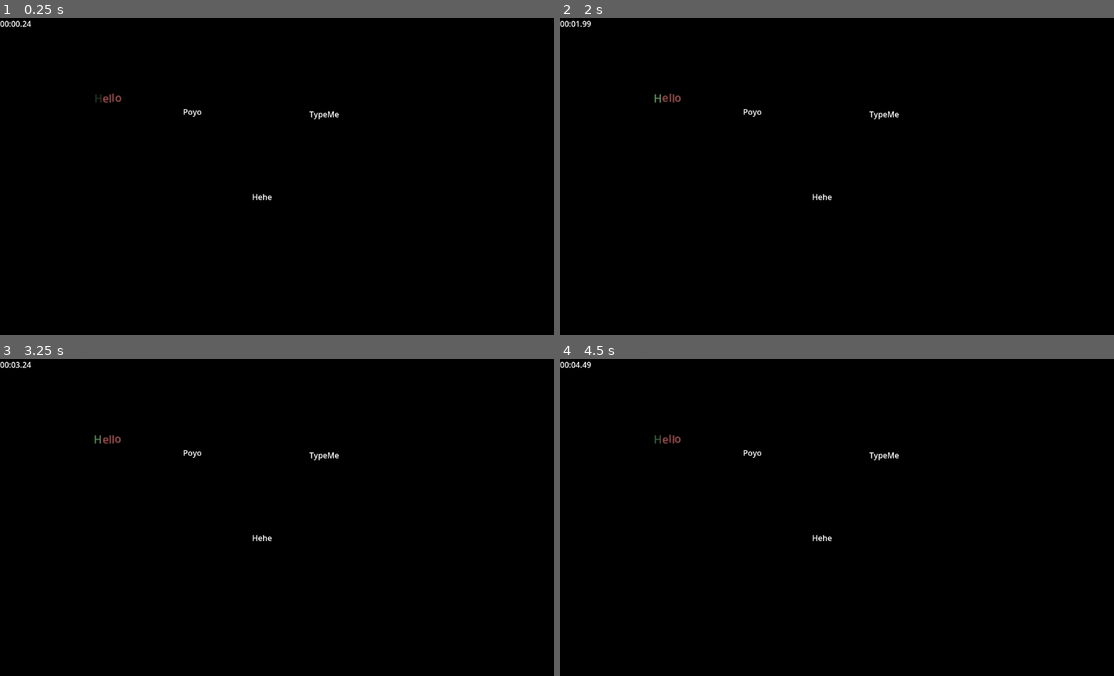
Above: before the commit, frames 1-4 (two rows, left to right).
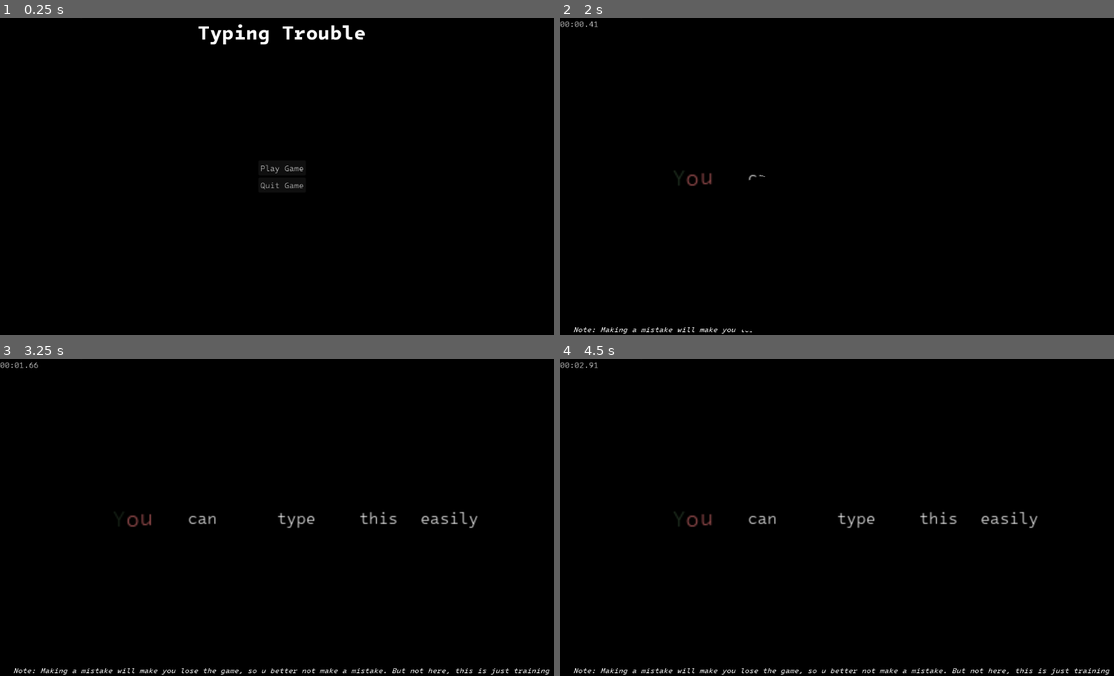
Above: after the commit, the same moments.

Repository: MHashirShahzad/jamspace
Game: Godot game, scene res://scenes/main_menu.tscn
Two runs of this game, one before a commit and one after it. Both use one fixed random seed, a clock stepped at 60 frames per second and the inputs below. Before the commit the project starts from res://scenes/test.tscn.
Inputs (mouse positions are in pixels of both pictures, inside the frame that each line leads up to):
- Up to frame 1 (0.25 s): no input
- Up to frame 2 (2 s): click (842, 166) at 0.5 s, where only the run after the commit has a clickable "Play Game"; click (842, 166) at 1.25 s, where only the run after the commit has a clickable "Play Game"
- Up to frame 3 (3.25 s): tap Enter at 2 s
- Up to frame 4 (4.5 s): no input

The runs differ from the first frame. In frame 1, 1.0% of the frame differs, in the area x 0-66%, y 0-58%; in frame 2, 0.6%; in frame 3, 1.4%; in frame 4, 1.5%, in the area x 0-100%, y 0-100%.

Commit message:
font goes brrrrrrrrr

Diff:
--- a/project.godot
+++ b/project.godot
@@ -11,7 +11,7 @@
 [application]
 
 config/name="jamspace"
-run/main_scene="uid://dj5yeoj2u1nh"
+run/main_scene="uid://rpef728qpqsc"
 config/features=PackedStringArray("4.4", "Forward Plus")
 config/icon="res://icon.svg"
 
@@ -19,3 +19,7 @@
 
 Global="*res://scenes/global.tscn"
 TransitionManager="*res://transition_manager/transition_manager.tscn"
+
+[gui]
+
+theme/custom_font="uid://cl8opnbtg8iyp"
--- a/scenes/global.tscn
+++ b/scenes/global.tscn
@@ -1,6 +1,8 @@
-[gd_scene load_steps=2 format=3 uid="uid://bj8i75gpwr4js"]
+[gd_scene load_steps=4 format=3 uid="uid://bj8i75gpwr4js"]
 
 [ext_resource type="Script" uid="uid://drdu4evlrg78g" path="res://scripts/global.gd" id="1_4pk28"]
+[ext_resource type="FontFile" uid="uid://ck4oe2vwos6a3" path="res://assets/IntelOneMono/IntoneMonoNerdFont-LightItalic.ttf" id="2_nmxvb"]
+[ext_resource type="FontFile" uid="uid://j2sfcah136t0" path="res://assets/IntelOneMono/IntoneMonoNerdFontPropo-Medium.ttf" id="3_opebo"]
 
 [node name="Global" type="Node2D"]
 script = ExtResource("1_4pk28")
@@ -23,16 +25,27 @@
 grow_vertical = 2
 color = Color(0, 0, 0, 1)
 
-[node name="Label" type="Label" parent="DeathScreen"]
+[node name="VBoxContainer2" type="VBoxContainer" parent="DeathScreen"]
 anchors_preset = 5
 anchor_left = 0.5
 anchor_right = 0.5
-offset_left = -106.0
-offset_right = 106.0
-offset_bottom = 23.0
+offset_left = -20.0
+offset_right = 20.0
+offset_bottom = 40.0
 grow_horizontal = 2
+
+[node name="Label" type="Label" parent="DeathScreen/VBoxContainer2"]
+layout_mode = 2
 size_flags_horizontal = 4
+theme_override_fonts/font = ExtResource("2_nmxvb")
 theme_override_font_sizes/font_size = 20
+text = "You typed the wrong letter."
+
+[node name="Mistake" type="Label" parent="DeathScreen/VBoxContainer2"]
+layout_mode = 2
+size_flags_horizontal = 4
+theme_override_fonts/font = ExtResource("3_opebo")
+theme_override_font_sizes/font_size = 16
 text = "You typed the wrong letter."
 
 [node name="VBoxContainer" type="VBoxContainer" parent="DeathScreen"]
--- a/scenes/main_menu.tscn
+++ b/scenes/main_menu.tscn
@@ -1,6 +1,7 @@
-[gd_scene load_steps=2 format=3 uid="uid://rpef728qpqsc"]
+[gd_scene load_steps=3 format=3 uid="uid://rpef728qpqsc"]
 
 [ext_resource type="Script" uid="uid://18duye12uhrp" path="res://scripts/main_menu.gd" id="1_l6cm7"]
+[ext_resource type="FontFile" uid="uid://bl1sweq6bsv1t" path="res://assets/IntelOneMono/IntoneMonoNerdFont-Bold.ttf" id="2_ekxnf"]
 
 [node name="MainMenu" type="Control"]
 layout_mode = 3
@@ -29,6 +30,7 @@
 offset_right = 143.5
 offset_bottom = 55.0
 grow_horizontal = 2
+theme_override_fonts/font = ExtResource("2_ekxnf")
 theme_override_font_sizes/font_size = 40
 text = "Typing Trouble"
 
--- a/scenes/test.tscn
+++ b/scenes/test.tscn
@@ -1,9 +1,12 @@
-[gd_scene load_steps=3 format=3 uid="uid://dj5yeoj2u1nh"]
+[gd_scene load_steps=4 format=3 uid="uid://dj5yeoj2u1nh"]
 
 [ext_resource type="Script" uid="uid://bcfuni3q1aa3s" path="res://scripts/input_taker.gd" id="1_bl13t"]
+[ext_resource type="Script" uid="uid://bphjyiyf5nwvs" path="res://scripts/level.gd" id="1_iyx0m"]
 [ext_resource type="PackedScene" uid="uid://gwkie24n1xx6" path="res://scenes/input_label.tscn" id="2_iyx0m"]
 
 [node name="Test" type="Node2D"]
+script = ExtResource("1_iyx0m")
+metadata/_custom_type_script = "uid://bphjyiyf5nwvs"
 
 [node name="CanvasLayer" type="CanvasLayer" parent="."]
 layer = -1
--- a/scenes/tutorial.tscn
+++ b/scenes/tutorial.tscn
@@ -1,9 +1,14 @@
-[gd_scene load_steps=3 format=3 uid="uid://bsvtmfmts6qd7"]
+[gd_scene load_steps=6 format=3 uid="uid://bsvtmfmts6qd7"]
 
 [ext_resource type="Script" uid="uid://bcfuni3q1aa3s" path="res://scripts/input_taker.gd" id="1_8ho6b"]
+[ext_resource type="Script" uid="uid://bphjyiyf5nwvs" path="res://scripts/level.gd" id="1_ph3nu"]
+[ext_resource type="PackedScene" uid="uid://dj5yeoj2u1nh" path="res://scenes/test.tscn" id="2_4kmhl"]
 [ext_resource type="PackedScene" uid="uid://gwkie24n1xx6" path="res://scenes/input_label.tscn" id="2_ph3nu"]
+[ext_resource type="FontFile" uid="uid://dbvcgmru2g6gf" path="res://assets/IntelOneMono/IntoneMonoNerdFontMono-Italic.ttf" id="3_cq4me"]
 
-[node name="Test" type="Node2D"]
+[node name="Tutorial" type="Node2D"]
+script = ExtResource("1_ph3nu")
+next_level = ExtResource("2_4kmhl")
 
 [node name="CanvasLayer" type="CanvasLayer" parent="."]
 layer = -1
@@ -27,6 +32,8 @@
 offset_right = 20.0
 grow_horizontal = 2
 grow_vertical = 0
+theme_override_fonts/font = ExtResource("3_cq4me")
+theme_override_font_sizes/font_size = 15
 text = "Note: Making a mistake will make you lose the game, so u better not make a mistake. But not here, this is just training"
 
 [node name="InputTaker" type="Node2D" parent="."]
--- a/scripts/global.gd
+++ b/scripts/global.gd
@@ -5,7 +5,7 @@
 var time_sec:int
 var time_msec:int
 var time_min:int
-var timer_stopped:bool
+var timer_stopped : bool = true
 
 @onready var time_label: Label = $TimerLayer/TimeLabel
 @onready var death_screen: CanvasLayer = $DeathScreen
@@ -25,11 +25,11 @@
 	#sec_label.text = "%02d." % time_sec
 	#msec_label.text = "%03d" % time_msec
 
-func lose_screen() -> void:
+func lose_screen(lose_text : String) -> void:
+	$DeathScreen/VBoxContainer2/Mistake.text = lose_text
 	timer_stopped = true
 	print("You Survived for: ", time_label.text)
 	death_screen.show()
-
 
 func _on_restart_button_pressed() -> void:
 	TransitionManager.start_transition()
--- a/scripts/input_taker.gd
+++ b/scripts/input_taker.gd
@@ -9,6 +9,7 @@
 
 func _ready() -> void:
 	call_deferred("pick_new_active_label")
+	Global.timer_stopped = false
 
 func pick_new_active_label() -> void:
 	var input_label = $"../InputLabelContainer".get_child(0) # First child
@@ -76,10 +77,15 @@
 				active_label = null
 				pick_new_active_label()
 		else:
-			print("INCORRECT, typed '%s' expected '%s'" % [key_typed, next_character])
+			var mistake : String = "Typed '%s', while expected '%s'" % [key_typed, next_character]
+			print(mistake)
 
 			if perma_mistake:
-				Global.lose_screen()
+				Global.lose_screen(mistake)
 
+# i know i can use groups but whatever we need a game not a masterpiece of code
 func game_end():
-	get_tree().quit()
+	if get_parent() is Level2D:
+		TransitionManager.start_transition()
+		await TransitionManager.transiton_finsihed
+		get_tree().change_scene_to_packed(get_parent().next_level)
--- /dev/null
+++ b/scripts/level.gd
@@ -0,0 +1,4 @@
+extends Node2D
+class_name Level2D
+
+@export var next_level : PackedScene
Binary file added: assets/IntelOneMono/IntoneMonoNerdFont-Bold.ttf
Not shown, added: assets/IntelOneMono/IntoneMonoNerdFont-Bold.ttf.import
Binary file added: assets/IntelOneMono/IntoneMonoNerdFont-BoldItalic.ttf
Not shown, added: assets/IntelOneMono/IntoneMonoNerdFont-BoldItalic.ttf.import
Binary file added: assets/IntelOneMono/IntoneMonoNerdFont-Italic.ttf
Not shown, added: assets/IntelOneMono/IntoneMonoNerdFont-Italic.ttf.import
Binary file added: assets/IntelOneMono/IntoneMonoNerdFont-Light.ttf
Not shown, added: assets/IntelOneMono/IntoneMonoNerdFont-Light.ttf.import
Binary file added: assets/IntelOneMono/IntoneMonoNerdFont-LightItalic.ttf
Not shown, added: assets/IntelOneMono/IntoneMonoNerdFont-LightItalic.ttf.import
Binary file added: assets/IntelOneMono/IntoneMonoNerdFont-Medium.ttf
Not shown, added: assets/IntelOneMono/IntoneMonoNerdFont-Medium.ttf.import
(and 39 more such lines)
